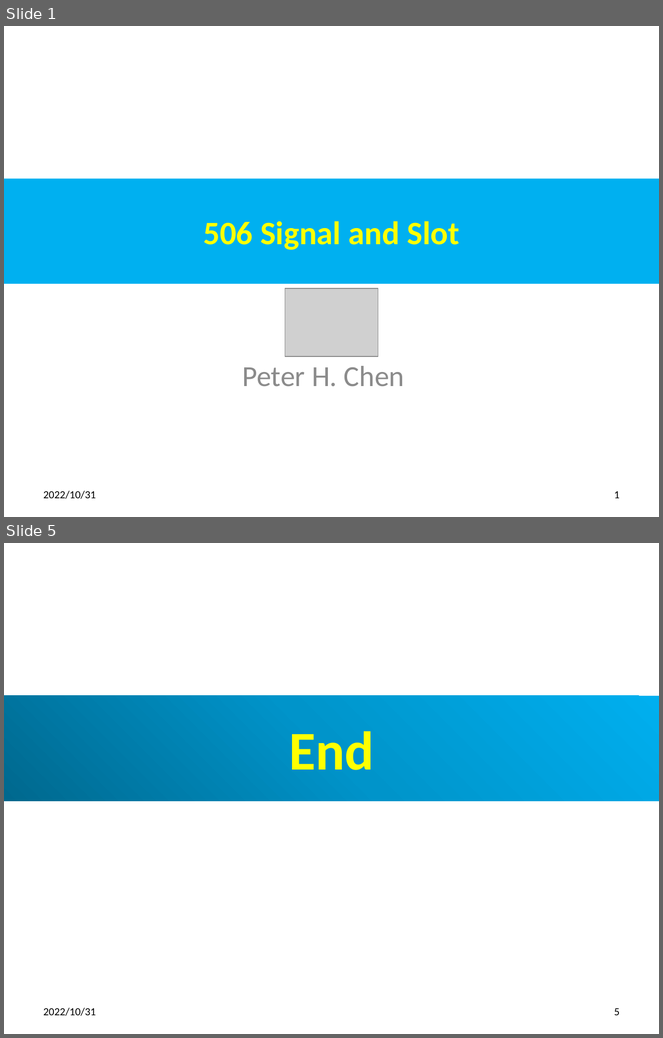
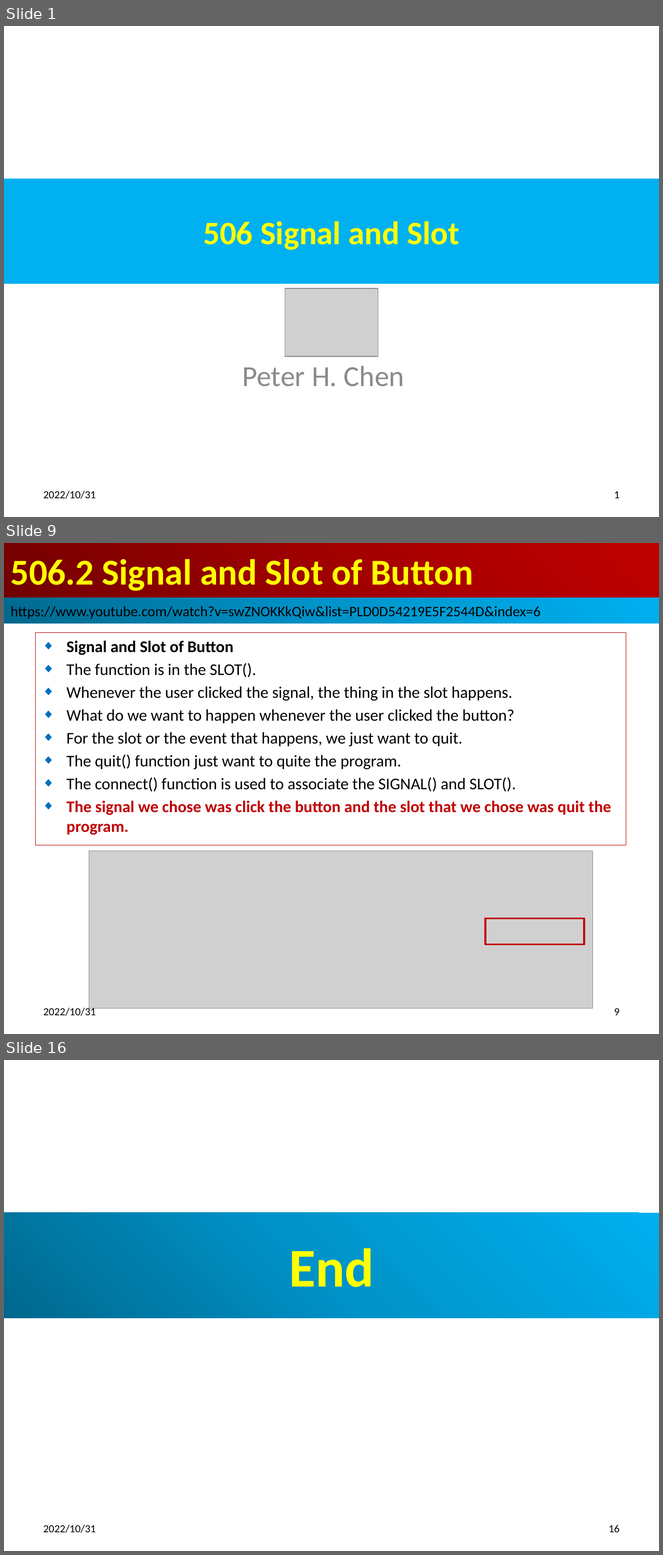
Before and after one commit to peterhchen/012_Qt, a slide deck: 506_Singal_Slot.pptx. Shown one above the other, each under a label of ours: slides 1 and 5 before the commit, slides 1, 9 and 16 after it; the slides between them are not shown. The pictures are 663x1038 and 663x1555 pixels, drawn with LibreOffice and Linux fonts; fonts in the diff are those of the drawing; grey boxes stand for pictures. Boxes give left, top, right and bottom in pixels: in the first picture for what was removed or moved away, otherwise in the second. Text is boxed around its words. In the diff, an @@ line names an element or a change of style, - is before the commit and + after.

```diff
--- a/506_Singal_Slot.pptx
+++ b/506_Singal_Slot.pptx
@@ slide 9 added at box(4, 543, 659, 1034), background #FFFFFF @@
@@ title added at box(4, 543, 659, 598), fill gradient #720000 to #A20000 to #C00000, 40 pt, text #FFFF00, bold @@
+506.2 Signal and Slot of Button
@@ rectangle added at box(4, 598, 659, 624), fill gradient #00688E to #0094CA to #00B0F0, 16 pt, text #000000 @@
+https://www.youtube.com/watch?v=swZNOKKkQiw&list=PLD0D54219E5F2544D&index=6
@@ subtitle added at box(35, 633, 626, 846), outline #C00000 0.75 pt, 18 pt, text #000000 @@
+◆ Signal and Slot of Button
+◆ The function is in the SLOT().
+◆ Whenever the user clicked the signal, the thing in the slot happens.
+◆ What do we want to happen whenever the user clicked the button?
+◆ For the slot or the event that happens, we just want to quit.
+◆ The quit() function just want to quite the program.
+◆ The connect() function is used to associate the SIGNAL() and SLOT().
+◆ The signal we chose was click the button and the slot that we chose was quit the program.
@@ picture added at box(89, 851, 593, 1009) @@
@@ rectangle added at box(486, 918, 584, 944), outline #C00000 2 pt @@
@@ text added at box(44, 1006, 96, 1016), 12 pt, text #000000 @@
+2022/10/31
@@ page number added at box(614, 1008, 620, 1016), 12 pt, text #000000 @@
+9
@@ what was slide 5 is now slide 16 @@
@@ page number at box(609, 1525, 620, 1533): text changed @@
-5
+16
```
Also in this commit, not shown: 3 slides changed, 10 other slides added, 2 other files.
